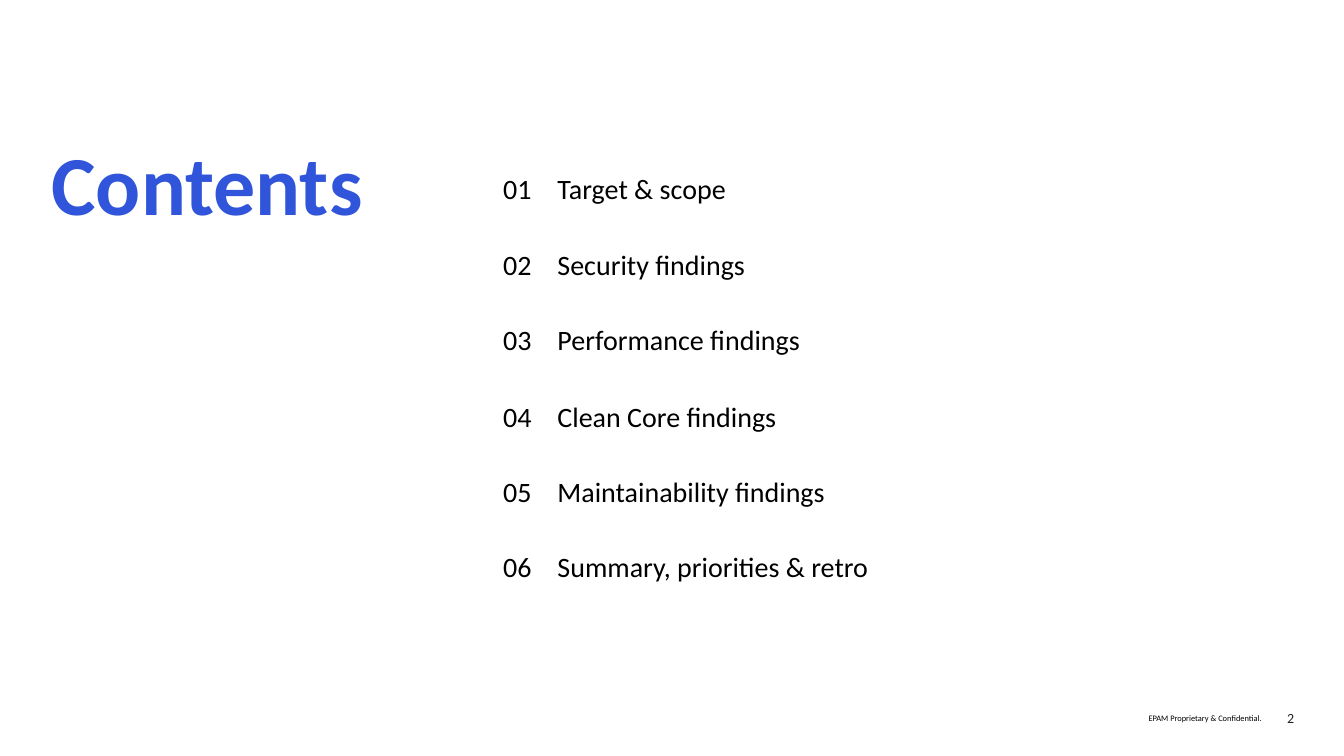
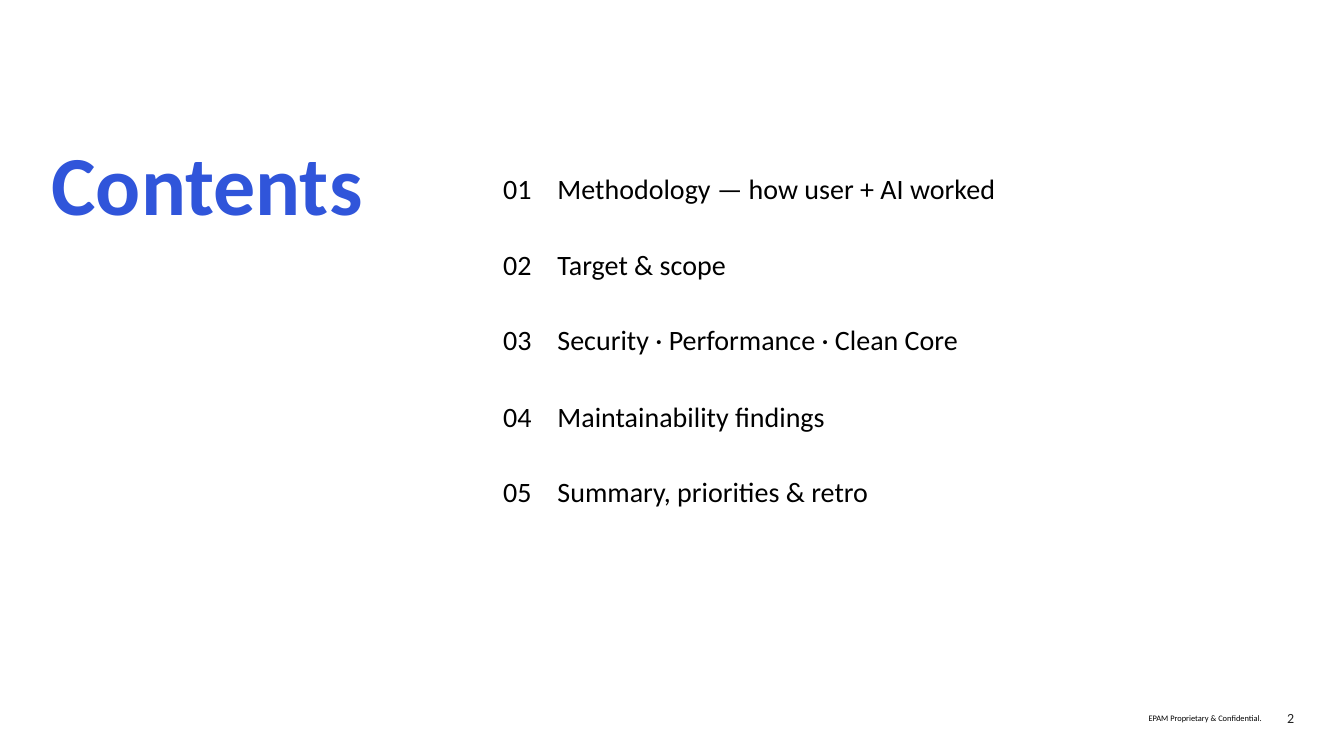
Before and after one commit to fr0ster/cloud-llm-hub, a slide deck: slide 2 of docs/tutorials/code-review/examples/ZDMS_UPLOAD_FILES/report.simple-deck.pptx. Drawn at 1344x756 pixels with LibreOffice and Linux fonts; fonts in the diff are those of the drawing; background and template pictures are left out. Boxes give left, top, right and bottom in pixels: in the first picture for what was removed or moved away, otherwise in the second. Text is boxed around its words. In the diff, an @@ line names an element or a change of style, - is before the commit and + after.

```diff
--- a/docs/tutorials/code-review/examples/ZDMS_UPLOAD_FILES/report.simple-deck.pptx
+++ b/docs/tutorials/code-review/examples/ZDMS_UPLOAD_FILES/report.simple-deck.pptx
@@ text added at <box>557,179,995,204</box>, 20 pt, text #000000 @@
+Methodology — how user + AI worked
@@ text "Target & scope": place and size @@
-text "Target & scope" at <box>557,181,726,204</box>
+text "Target & scope" at <box>557,257,726,280</box>
@@ text removed at <box>557,255,745,280</box> @@
-Security findings
@@ text at <box>557,330,958,355</box>: text changed @@
-Clean Core findings
+Security · Performance · Clean Core
@@ text removed at <box>557,330,800,355</box> @@
-Performance findings
@@ text "Maintainability findings": place and size @@
-text "Maintainability findings" at <box>557,482,825,507</box>
+text "Maintainability findings" at <box>557,407,825,432</box>
@@ text "Summary, priorities & retro": place and size @@
-text "Summary, priorities & retro" at <box>557,557,868,582</box>
+text "Summary, priorities & retro" at <box>557,482,868,507</box>
@@ text removed at <box>503,558,531,578</box> @@
-06
```
Also in this commit, not shown: 21 other slides changed, 4 slides added, 2 slides removed, 15 other files.
